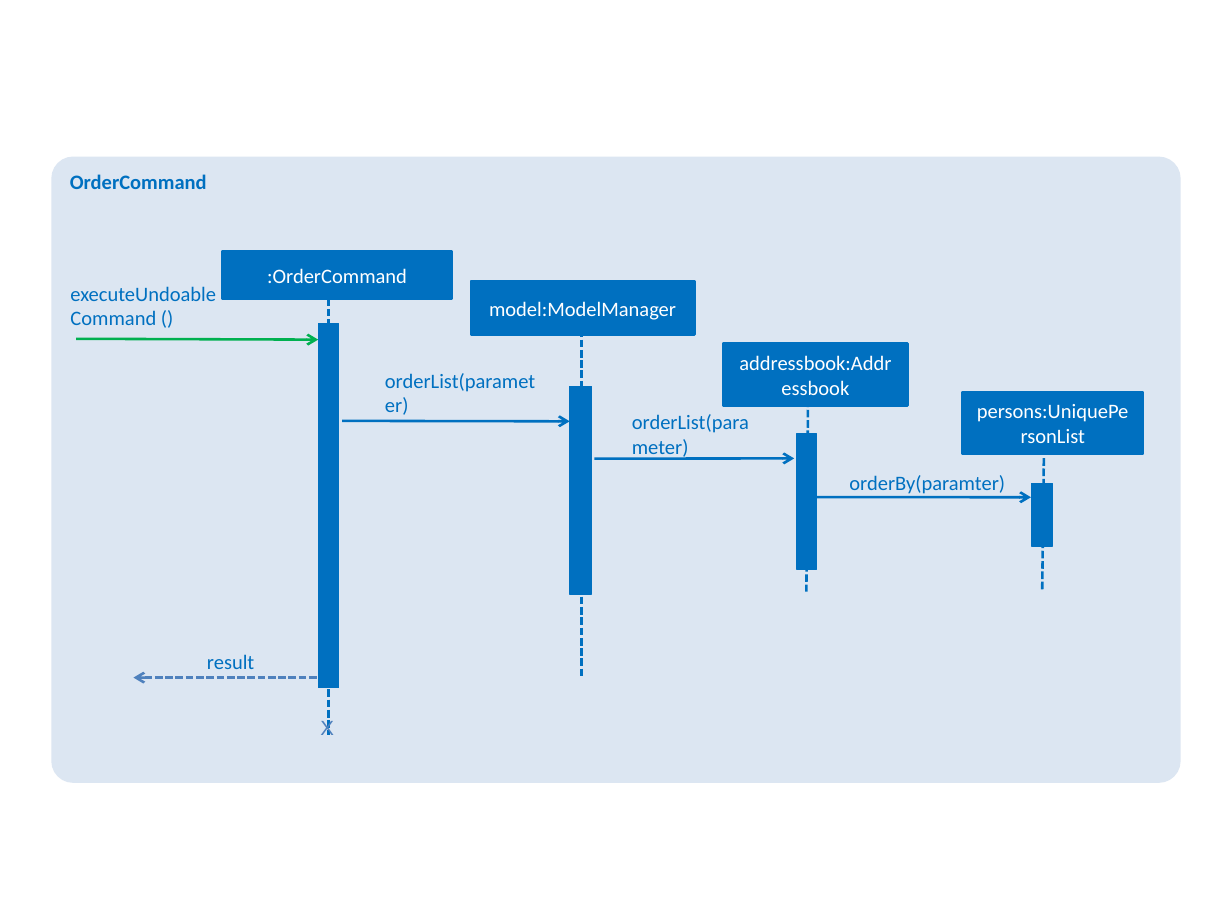
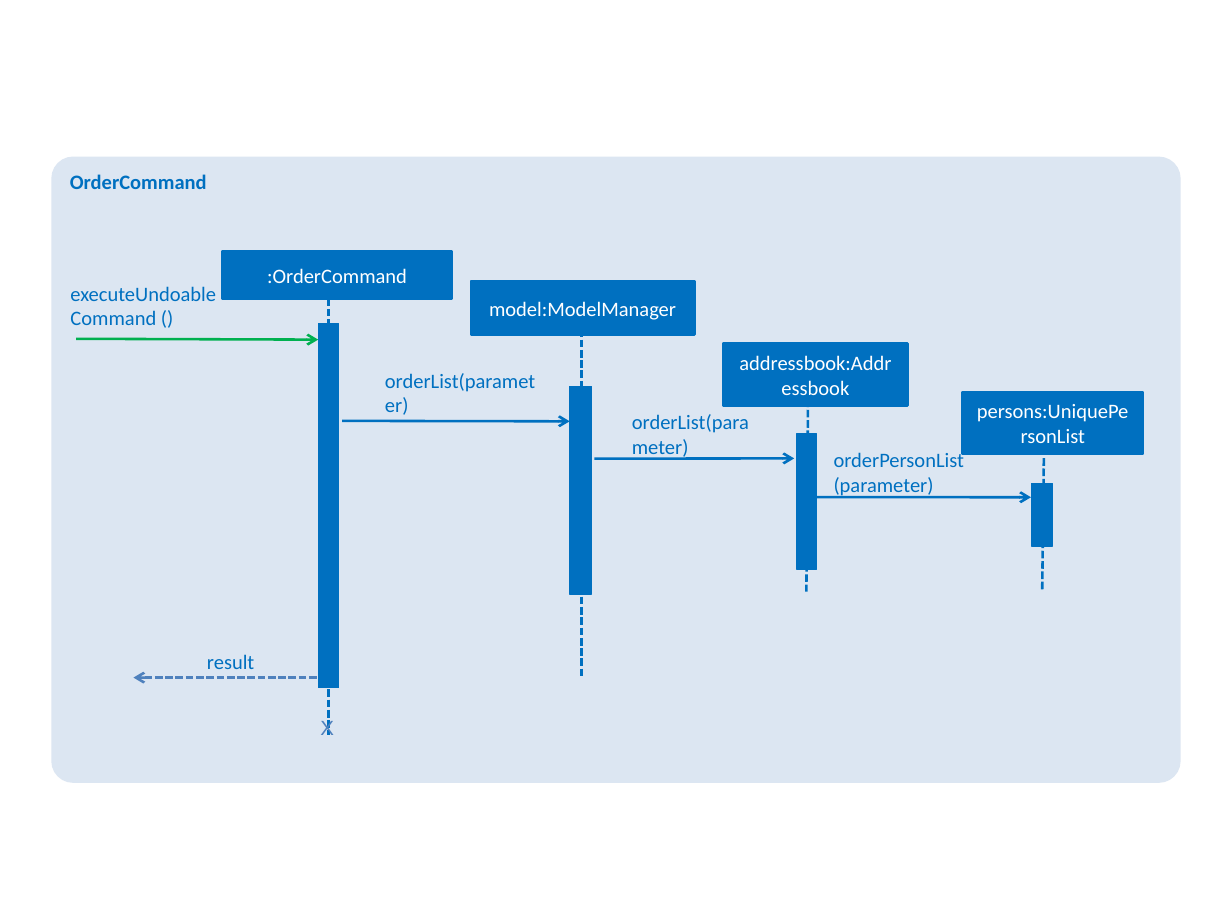
Before and after one commit to tingtx/addressbook-level4, a slide deck: slide 1 of docs/diagrams/OrderSequenceDiagram.pptx. Drawn at 1232x924 pixels with LibreOffice and Linux fonts; fonts in the diff are those of the drawing. Boxes give left, top, right and bottom in pixels: in the first picture for what was removed or moved away, otherwise in the second. Text is boxed around its words. In the diff, an @@ line names an element or a change of style, - is before the commit and + after.

```diff
--- a/docs/diagrams/OrderSequenceDiagram.pptx
+++ b/docs/diagrams/OrderSequenceDiagram.pptx
@@ text at <box>834,450,965,498</box>: text changed @@
-orderBy(paramter)
+orderPersonList
+(parameter)
```
Also in this commit, not shown: 4 other files.
